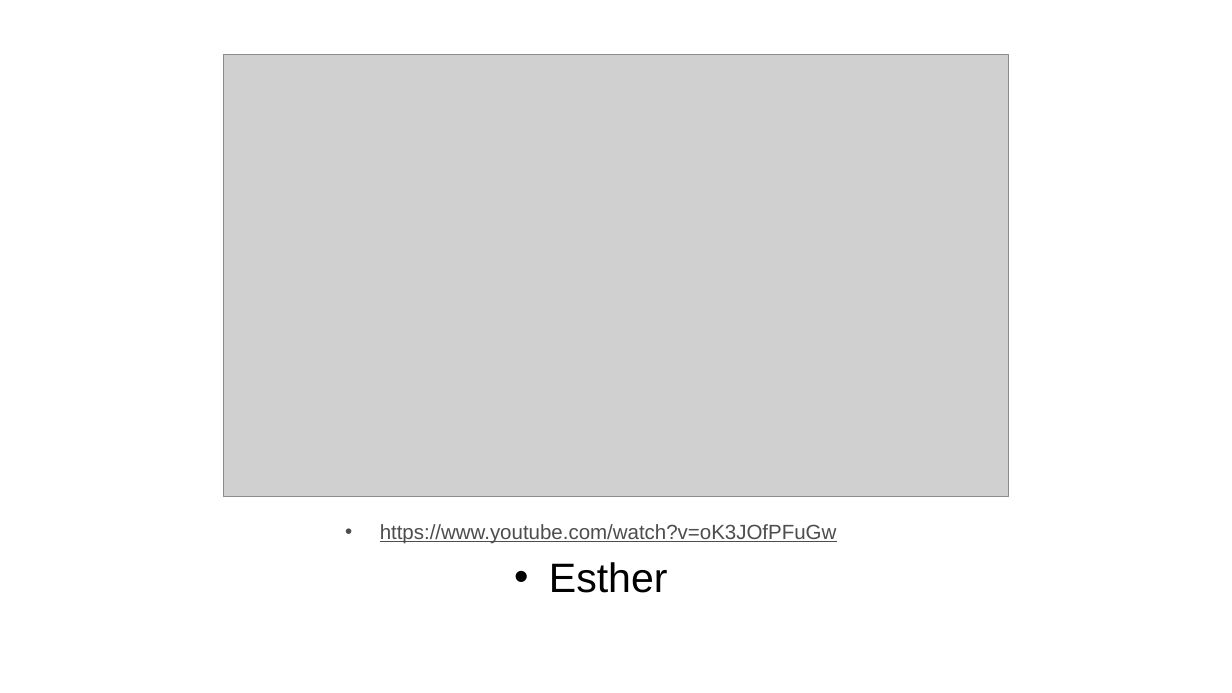
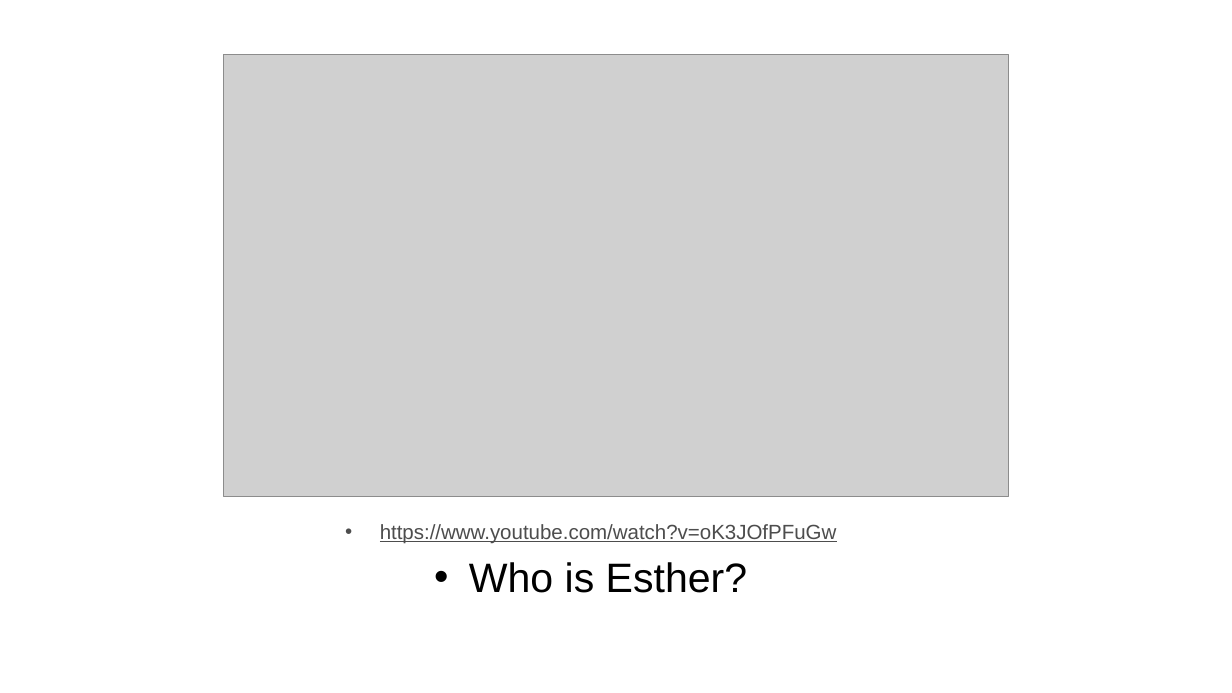
Before and after one commit to wdingbox/accc_2025_pp, a slide deck: slide 2 of ppt/Esther/Esther_02.pptx. Drawn at 1232x693 pixels with LibreOffice and Linux fonts; fonts in the diff are those of the drawing; grey boxes stand for pictures; background and template pictures are left out. Boxes give left, top, right and bottom in pixels: in the first picture for what was removed or moved away, otherwise in the second. Text is boxed around its words. In the diff, an @@ line names an element or a change of style, - is before the commit and + after.

```diff
--- a/ppt/Esther/Esther_02.pptx
+++ b/ppt/Esther/Esther_02.pptx
@@ text at (469, 562, 747, 593): text changed @@
-• Esther
+• Who is Esther?
```
Also in this commit, not shown: 6 other slides changed, 1 other file.
